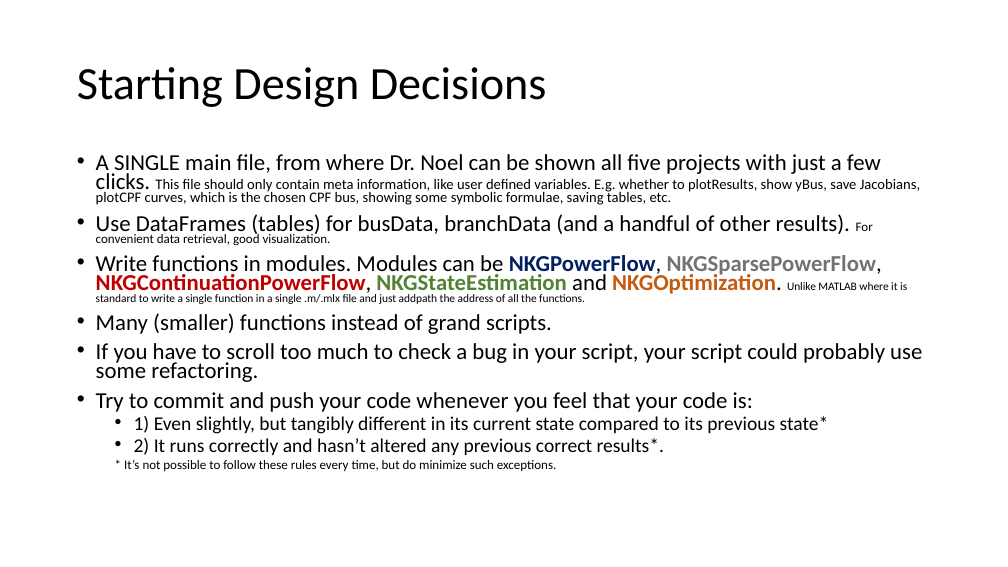
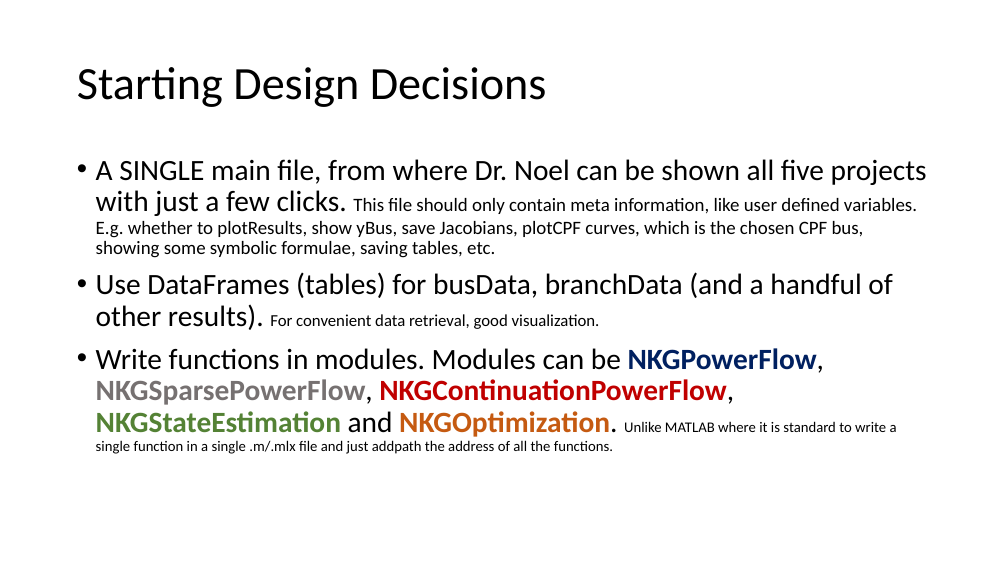
Before and after one commit to Realife-Brahmin/OriginalDocsHub, a slide deck: slide 3 of ee521/plan_for_ee521_in_julia/ee521_julia_plan.pptx (slide 2 before the commit). Drawn at 1008x567 pixels with LibreOffice and Linux fonts; fonts in the diff are those of the drawing. Boxes give left, top, right and bottom in pixels: in the first picture for what was removed or moved away, otherwise in the second. Text is boxed around its words. In the diff, an @@ line names an element or a change of style, - is before the commit and + after.

```diff
--- a/ee521/plan_for_ee521_in_julia/ee521_julia_plan.pptx
+++ b/ee521/plan_for_ee521_in_julia/ee521_julia_plan.pptx
@@ text "A SINGLE main file, from ..." at <box>96,159,927,454</box>: size 21.7 to 28 pt in "A SINGLE main file, from where Dr. ...", "Use DataFrames (tables) for busData, branchData (and ...", "Write functions in modules. Modules can be ..."; size 13.9 to 18 pt in "This file should only contain meta information, ..."; size 12.4 to 16 pt in "For convenient data retrieval, good visualization."; size 10.8 to 14 pt in "Unlike MATLAB where it is standard to ..."; line spacing 0.7 to 0.9 @@
@@ text at <box>96,313,922,471</box>: paragraphs removed @@
-• Many (smaller) functions instead of grand scripts.
-• If you have to scroll too much to check a bug in your script, your script could probably use some refactoring.
-• Try to commit and push your code whenever you feel that your code is:
-  • 1) Even slightly, but tangibly different in its current state compared to its previous state*
-  • 2) It runs correctly and hasn’t altered any previous correct results*.
-  * It’s not possible to follow these rules every time, but do minimize such exceptions.
```
Also in this commit, not shown: 5 other slides changed, 9 slides added, 2 slides removed.
